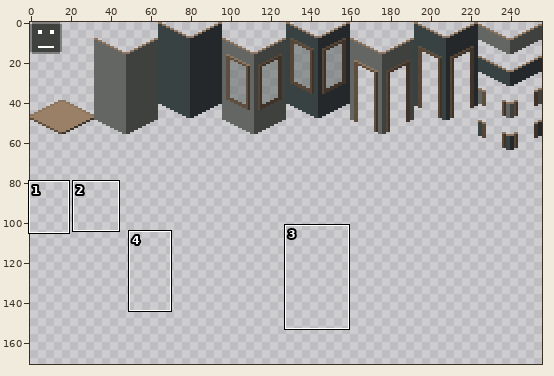
A sprite sheet gets an edit: assets/iso-tile.png. Above, an overview of the earlier version with the close-up marked.
Close-up. Before the edit:
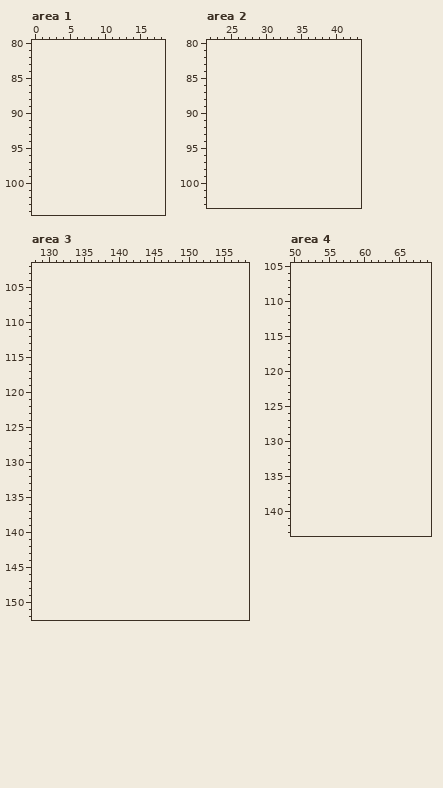
The file is 256x64 pixels. Colours within 5 levels of each other are drawn and written as one. Shown: area 1: x 0..18, y 80..104; area 2: x 22..43, y 80..103; area 3: x 128..158, y 102..152; area 4: x 50..69, y 105..143. The old version is drawn lined up with the new one, on the new canvas. The wide view leaves out empty margins. The commit also changed other parts of the picture, which this record leaves out.
Palette (. is transparent): 
The result:
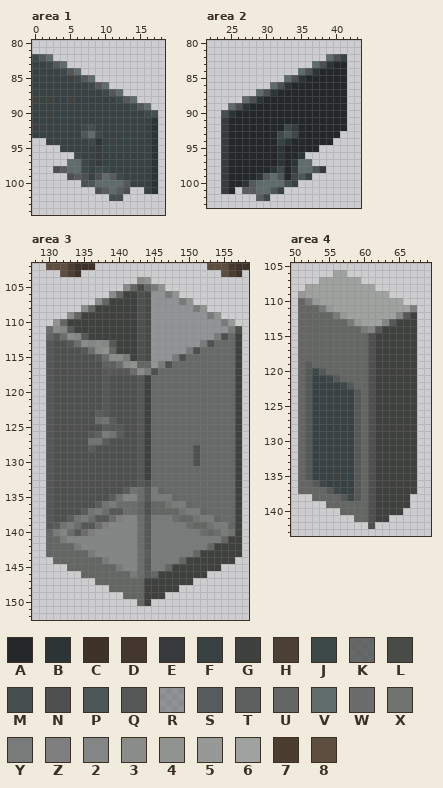
Colours new in this view: A #24282a  B #2b3536  C #3e3229  D #44372f  E #373b3d  F #384243  G #3f413e  H #4c3f36  J #3d4848  K #424846be  L #494b49  M #454f50  N #4e504f  P #4d5758  Q #565757  R #555c5980  S #585c5e  T #5e6060  U #636663  V #606b6b  W #6b6d6c  X #717370  Y #797a7a  Z #7f7f7f  2 #848585  3 #8a8c89  4 #919390  5 #979996  6 #a0a29f  7 #4b3d2f  8 #5d4e3f
The edit:
canvas 256x64 -> 256x256
Changed rows in their new state; - is an unchanged pixel.
Area 1:
first column x 0:
 82 JQV---------------
 83 FFJQV-------------
 84 FFFFJQV-----------
 85 FFFFFGJQV---------
 86 FFFFFFFFJQV-------
 87 FFFFFFFFFFJQV-----
 88 GFGFFGFFFFFFJQV---
 89 FFFFFFFFFFFFFFJQV-
 90 FFGFFFFFFFFFFFFFJM
 91 FFFFFFFFFFFFFFFFFB
 92 GFFFFFFJMFFFFFFFFB
 93 FFFFFFFPVJFFFFFFFB
 94 --FFFFFFJBFGFFFFFB
 95 ----FFFFFEFFFFFFFB
 96 ------JFFEFFFFFFFB
 97 -----VVJFEFFFFFFFB
 98 ---NSVVJFJJFFFFFFB
 99 -----NSNFNVSJFFFFB
100 -------NPVVVVQFFFB
101 ---------NSVSN--FB
102 -----------MM-----
Area 2:
first column x 24:
 82 ---------------VNF
 83 -------------VNBAA
 84 -----------VNBAAAA
 85 ---------VNBAAAAAA
 86 -------VNBAAAAAAAA
 87 -----VNBAAAAAAAAAA
 88 ---VNBAAAAAAAAAAAA
 89 -VNBAAAAAAAAAAAAAA
 90 MBAAAAAAAAAAAAAAAA
 91 EAAAAAAAAAAAAAAAAA
 92 EAAAAAAAAJEAAAAAAA
 93 EAAAAAAAJPJAAAAAA-
 94 EAAAAAAAFBAAAAAA--
 95 EAAAAAAABAAAAA----
 96 EAAAAAAABAAB------
 97 EAAAAAAABABVV-----
 98 EAAAAAABJAEVVPE---
 99 EAAAABQVPAJPF-----
100 EAABQVVVVMF-------
101 EA-SSVVPF---------
102 -----SJ-----------
Area 3:
first column x 130:
102 8887CCC----------------888DCC
103 --8HC--------------------87C-
104 -------------34--------------
105 -----------3ULUY4------------
106 ---------3UGGNLRRY4----------
107 -------3UGGGGNLRRRRY4--------
108 -----3UGGGGGGNLRRRRRRY4------
109 ---3UGGGGGGGGNLRRRRRRRRY4----
110 -4UGGGGGGGGGGNLRRRRRRRRRRY5--
111 W32QGGGGGGGGGNLRRRRRRRRRRRYN-
112 UQW32QGGGGGGGNLRRRRRRRRRYNKG-
113 QNNQW3232QGGGNLRRRRRRRYNKKKG-
114 QNNNNQW34UGGGNLRRRRRYNKKKKKG-
115 QNNNNNNQW33YGNLRRRYNKKKKKKKG-
116 QNNNNNNNTTW34UURYNKKKKKKKKKG-
117 QNNNNNNNQQQQW3YNKKKKKKKKKKKG-
118 QNNNNNNNQNNNNQGKKKKKKKKKKKKG-
119 QNNNNNNNQNNNNQGKKKKKKKKKKKKG-
120 QNNNNNNNQNNNNQGKKKKKKKKKKKKG-
121 QNNNNNNNQNNNNQGKKKKKKKKKKKKG-
122 QNNNNNNNQNNNNQGKKKKKKKKKKKKG-
123 QNNNNNNSQNNNNQGKKKKKKKKKKKKG-
124 QNNNNNNWXSNNNQGKKKKKKKKKKKKG-
125 QNNNNNNNSQQNNQGKKKKKKKKKKKKG-
126 QNNNNNQTYXSNNQGKKKKKKKKKKKKG-
127 QNNNNNXXSNNNNQGKKKKKKKKKKKKG-
128 QNNNNNSNNNNNNQGKKKKKKNKKKKKG-
129 QNNNNNNNNNNNNQGKKKKKKNKKKKKG-
130 QNNNNNNNNNNNNQGKKKKKKNKKKKKG-
131 QNNNNNNNNNNNNQGKKKKKKKKKKKKG-
132 QNNNNNNNNNNNNQGKKKKKKKKKKKKG-
133 QNNNNNNNNNNNNQNKKKKKKKKKKKKG-
134 QNNNNNNNNNNSXWQYUKKKKKKKKKKG-
135 QNNNNNNNNSX22WQYYYUKKKKKKKKG-
136 QNNNNNNSXYWWWUNUUXYYUKKKKKKG-
137 QNNNNSXYWQQWWUNUUUUXYYUKKKKG-
138 QNNSXYWQQWZ22WQYYYWUUXYYUKKG-
139 QSXYWQQWZ2222WQYYYYYWUUXYYUG-
140 UY2WQWZ222222WQYYYYYYYWUWYXG-
141 UUY2222222222WQYYYYYYYYYYUGG-
142 UUUUY22222222WQYYYYYYYYUGGGG-
143 UUUUUUY222222WSYYYYYYUGGGGGG-
144 -UUUUUUUY2222WQYYYYUGGGGGGG--
145 ---UUUUUUUY22WQYYUGGGGGGG----
146 -----UUUUUUUYWSUGGGGGGG------
147 -------UUUUUUUGGGGGGG--------
148 ---------UUUUUGGGGG----------
149 -----------UUUGGG------------
150 -------------UG--------------
Area 4:
first column x 51:
106 -----66----------
107 ---666666--------
108 -6666666666------
109 5666666666666----
110 UY5666666666666--
111 UUUY566666666666Z
112 UUUUUY566666662QG
113 UUUUUUUY56662QGGG
114 UUUUUUUUUY2QGGGGG
115 UUUUUUUUUUNGGGGGG
116 UUUUUUUUUUNGGGGGG
117 UUUUUUUUUUNGGGGGG
118 UUUUUUUUUUNGGGGGG
119 USUUUUUUUUNGGGGGG
120 UQJQUUUUUUNGGGGGG
121 UQFFJQUUUUNGGGGGG
122 UQFFFFJQUUNGGGGGG
123 UQFFFFFFQUNGGGGGG
124 UQFFFFFFQUNGGGGGG
125 UQFFFFFFQUNGGGGGG
126 UQFFFFFFQUNGGGGGG
127 UQFFFFFFQUNGGGGGG
128 UQFFFFFFQUNGGGGGG
129 UQFFFFFFQUNGGGGGG
130 UQFFFFFFQUNGGGGGG
131 UQFFFFFFQUNGGGGGG
132 UQFFFFFFQUNGGGGGG
133 UQFFFFFFQUNGGGGGG
134 UQFFFFFFQUNGGGGGG
135 UQFFFGFFQUNGGGGGG
136 UUQJFFFFQUNGGGGGG
137 UUUUQJFFQUNGGGGGG
138 --UUUUQJQUNGGGGG-
139 ----UUUUUUNGGGGG-
140 ------UUUUNGGGG--
141 --------UUNGG----
142 ----------N------
